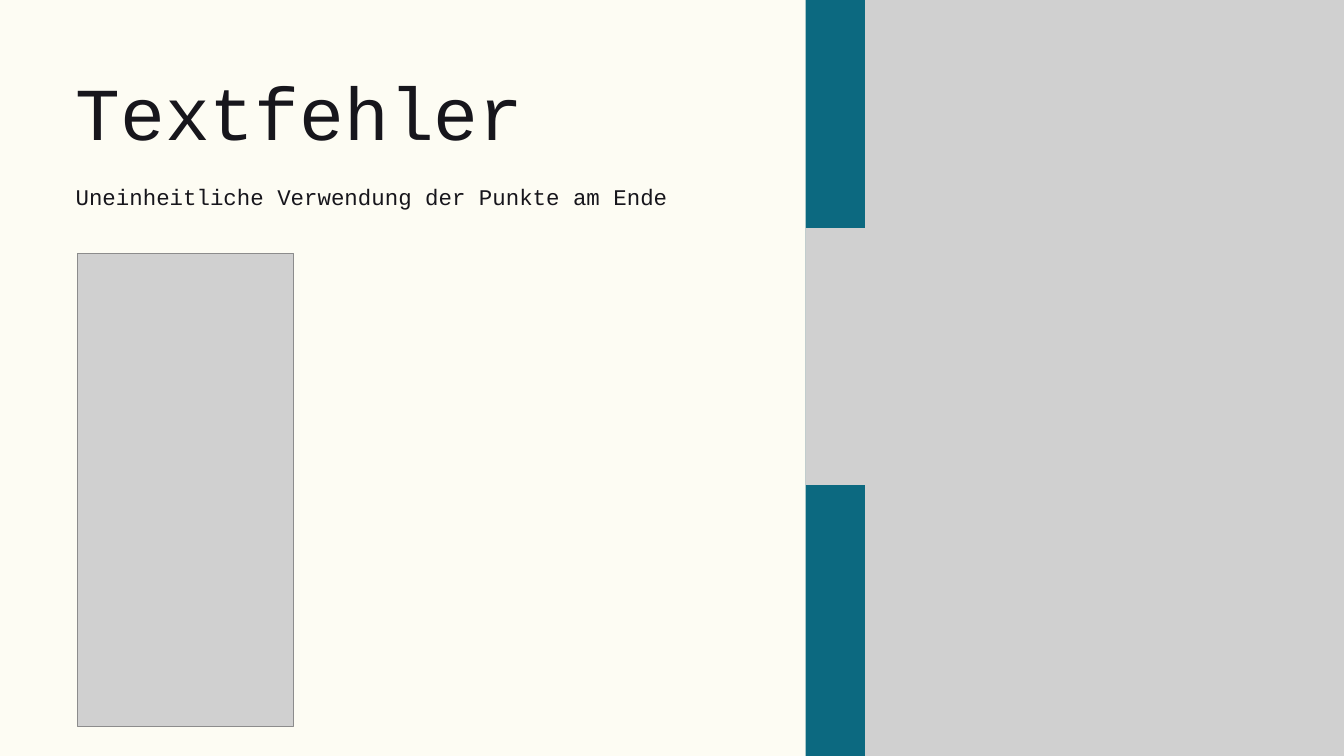
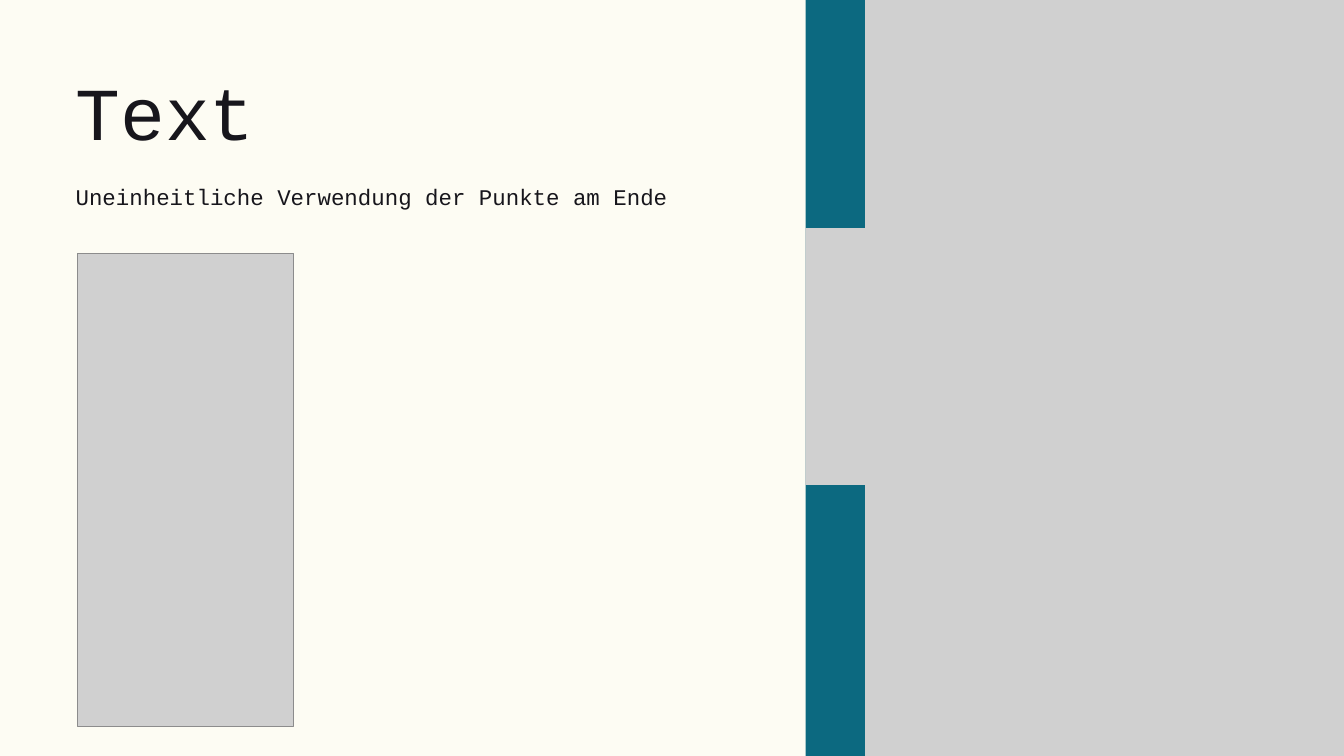
Before and after one commit to ABEL003/Studium, a slide deck: slide 19 of 2.Semester/Informationen/Präsi_B_260_Malte_Hermann_Simon_Feldmann.pptx. Drawn at 1344x756 pixels with LibreOffice and Linux fonts; fonts in the diff are those of the drawing; grey boxes stand for pictures. Boxes give left, top, right and bottom in pixels: in the first picture for what was removed or moved away, otherwise in the second. Text is boxed around its words. In the diff, an @@ line names an element or a change of style, - is before the commit and + after.

```diff
--- a/2.Semester/Informationen/Präsi_B_260_Malte_Hermann_Simon_Feldmann.pptx
+++ b/2.Semester/Informationen/Präsi_B_260_Malte_Hermann_Simon_Feldmann.pptx
@@ text at <box>76,90,255,141</box>: text changed @@
-Textfehler
+Text
```
Also in this commit, not shown: 11 other slides changed, 22 other files.
